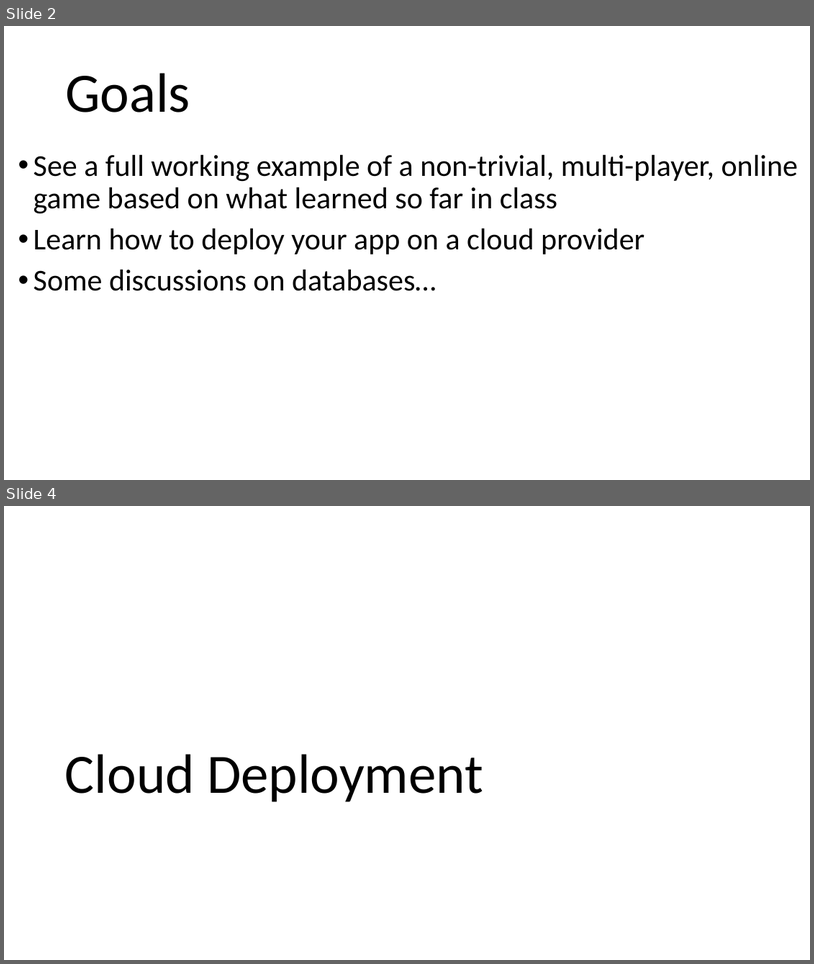
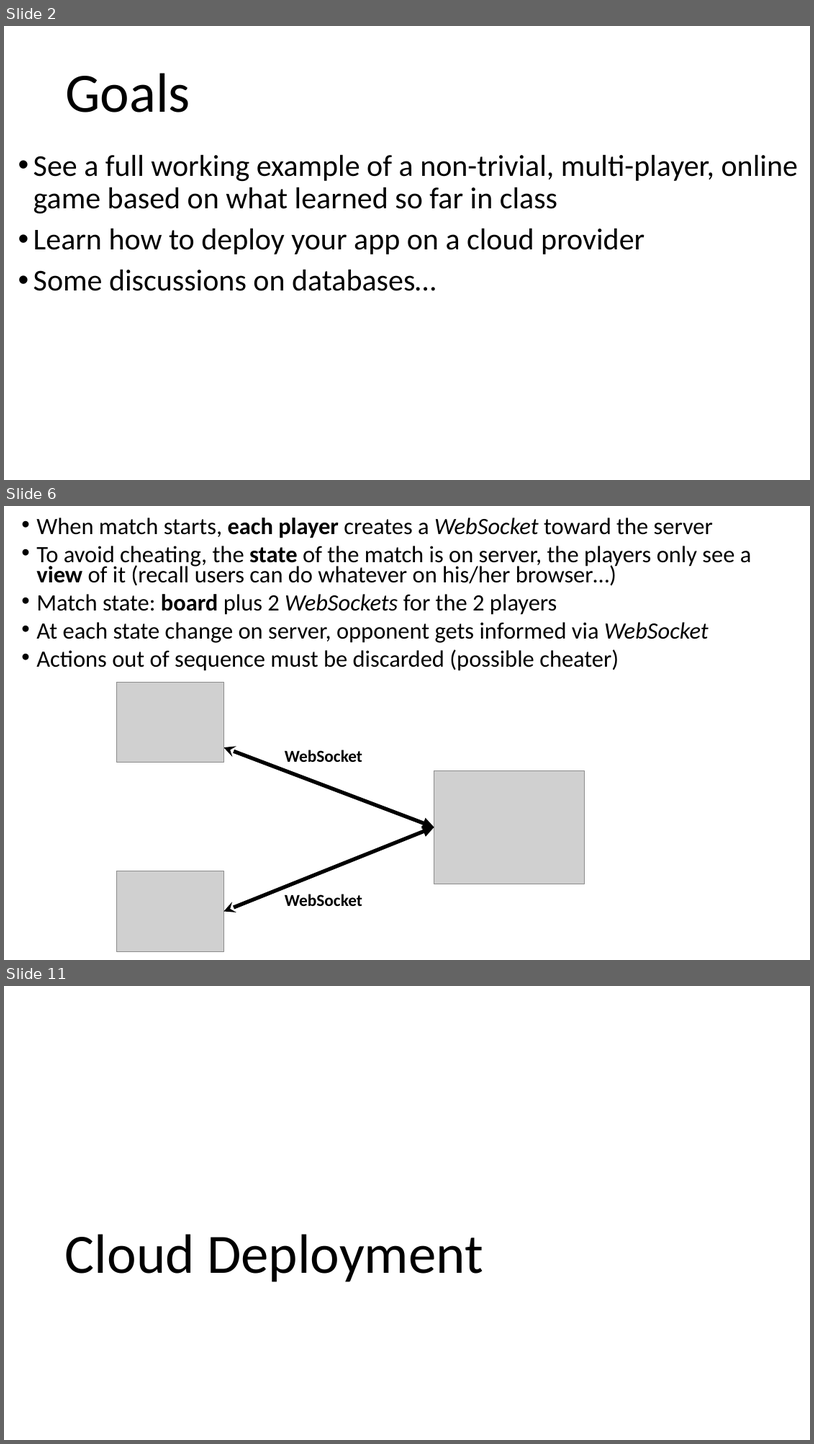
Before and after one commit to arcuri82/web_development_and_api_design, a slide deck: docs/slides/lesson_10.pptx. Shown one above the other, each under a label of ours: slides 2 and 4 before the commit, slides 2, 6 and 11 after it; the slides between them are not shown. The pictures are 814x964 and 814x1444 pixels, drawn with LibreOffice and Linux fonts; fonts in the diff are those of the drawing; grey boxes stand for pictures. Boxes give left, top, right and bottom in pixels: in the first picture for what was removed or moved away, otherwise in the second. Text is boxed around its words. In the diff, an @@ line names an element or a change of style, - is before the commit and + after.

```diff
--- a/docs/slides/lesson_10.pptx
+++ b/docs/slides/lesson_10.pptx
@@ slide 6 added at box(4, 506, 810, 960), background #FFFFFF @@
@@ text added at box(36, 518, 752, 671), 27.9 pt, text #000000 @@
+• When match starts, each player creates a WebSocket toward the server
+• To avoid cheating, the state of the match is on server, the players only see a view of it (recall users can do whatever on his/her browser…)
+• Match state: board plus 2 WebSockets for the 2 players
+• At each state change on server, opponent gets informed via WebSocket
+• Actions out of sequence must be discarded (possible cheater)
@@ picture added at box(117, 682, 224, 762) @@
@@ double arrow added from (224, 747) to (434, 827), #000000 4.5 pt @@
@@ text added at box(285, 749, 363, 762), 20 pt, text #000000, bold @@
+WebSocket
@@ picture added at box(434, 770, 584, 883) @@
@@ double arrow added from (224, 911) to (434, 827), #000000 4.5 pt @@
@@ picture added at box(117, 871, 224, 951) @@
@@ text added at box(285, 893, 363, 906), 20 pt, text #000000, bold @@
+WebSocket
@@ what was slide 4 is now slide 11 @@
```
Also in this commit, not shown: 3 slides changed, 7 other slides added, 1 other file.
